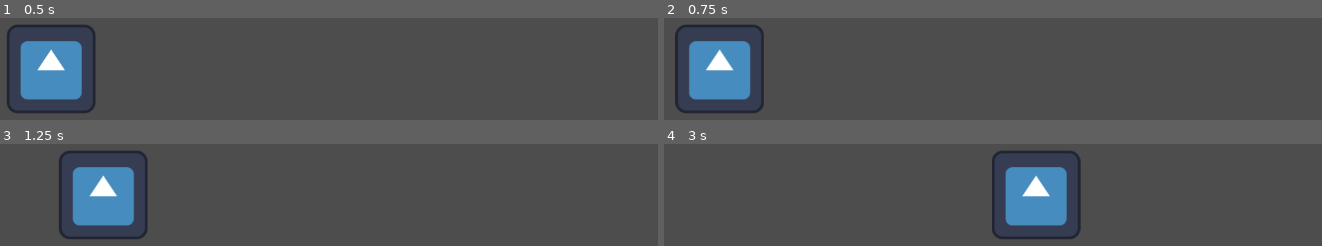
Above: before the commit, frames 1-4 (two rows, left to right).
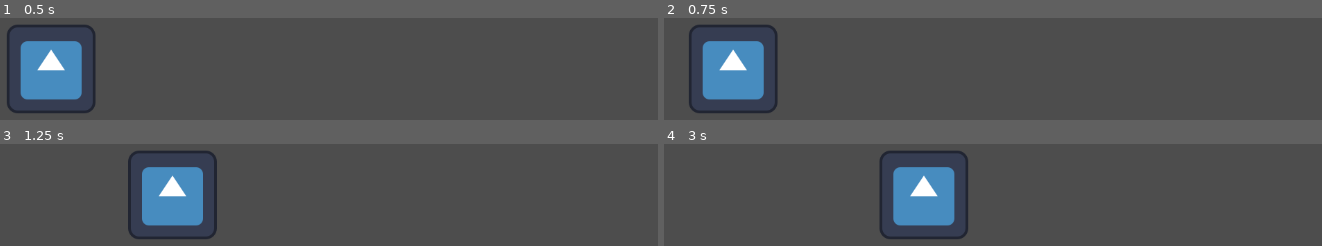
Above: after the commit, the same moments.

Repository: Ninesliced/globalgamejam2025
Game: Godot game, scene res://scenes/main.tscn
The game is run twice, just before and just after one commit, with the same random seed, the same clock (stepped at 60 frames per second) and the same inputs. The engine's default icon, where the game draws it, is replaced by a stand-in: a white triangle on a blue panel in a dark square.
Inputs:
- Up to frame 1 (0.5 s): no input
- Up to frame 2 (0.75 s): tap Enter (ui_accept) at 0.5 s; hold Right (ui_right) from 0.53 s (still down)
- Up to frame 3 (1.25 s): keep holding Right (ui_right); tap Enter (ui_accept) at 0.77 s
- Up to frame 4 (3 s): tap Enter (ui_accept) at 1.52 s; release Right (ui_right) at 2.03 s; hold Left (ui_left) 2.03-2.78 s; hold Right (ui_right) from 2.78 s (still down)

Frame 1 is identical in both runs. In frame 2, 4.6% of the frame differs, in the area x 1-18%, y 6-94%; in frame 3, 13%; in frame 4, 14%, in the area x 32-64%, y 6-94%.

Commit message:
ADD player movement with acceleration and decceleration

Diff:
--- a/scenes/actors/player/components/movement_controller.gd
+++ b/scenes/actors/player/components/movement_controller.gd
@@ -21,7 +21,14 @@
 
 
 func handle_movement(delta,velocity):
+	var new_velocity = Vector2(0, 0)
 	var vec = Input.get_vector("ui_left", "ui_right", "ui_up", "ui_down")
-	var new_velocity = velocity.move_toward(vec * player.speed, player.acceleration * delta)
+
+	vec = vec.normalized()
+
+	if vec != Vector2(0, 0):
+		new_velocity = velocity.move_toward(vec * player.speed, player.acceleration * delta)
+	else:
+		new_velocity = velocity.move_toward(Vector2(0, 0), player.friction * delta)
+
 	return new_velocity
-	pass
--- a/scenes/actors/player/player.gd
+++ b/scenes/actors/player/player.gd
@@ -2,8 +2,8 @@
 class_name Player
 
 @export var speed = 300.0
-@export var acceleration = 300.0
-@export var friction = 300.0
+@export var acceleration = 1200.0
+@export var friction = 900.0
 
 func _ready():
     pass
